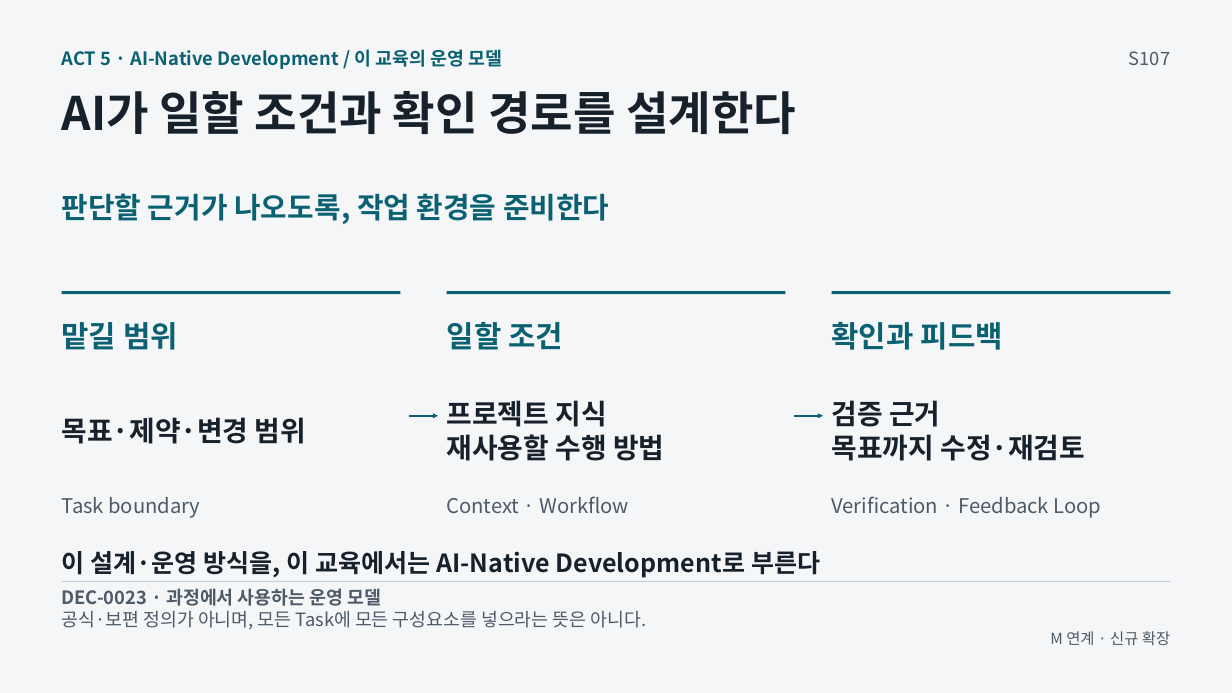
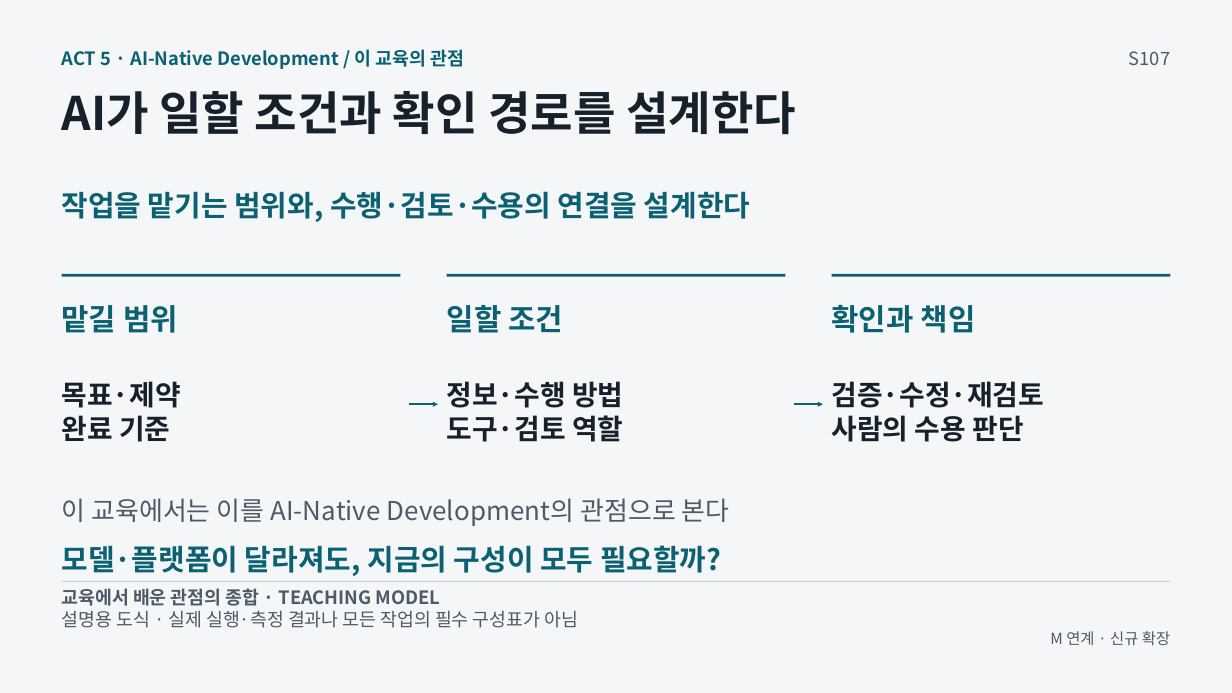
Before and after one commit to GideokKim/ai-dev-training, a slide deck: slide 107 of production/AI_Dev_Training_Full.pptx. Drawn at 1232x693 pixels with LibreOffice and Linux fonts; fonts in the diff are those of the drawing. Boxes give left, top, right and bottom in pixels: in the first picture for what was removed or moved away, otherwise in the second. Text is boxed around its words. In the diff, an @@ line names an element or a change of style, - is before the commit and + after.

```diff
--- a/production/AI_Dev_Training_Full.pptx
+++ b/production/AI_Dev_Training_Full.pptx
@@ text at <box>62,49,464,69</box>: text changed @@
-ACT 5 · AI-Native Development / 이 교육의 운영 모델
+ACT 5 · AI-Native Development / 이 교육의 관점
@@ text at <box>62,191,750,222</box>: text changed @@
-판단할 근거가 나오도록, 작업 환경을 준비한다
+작업을 맡기는 범위와, 수행·검토·수용의 연결을 설계한다
@@ text "맡길 범위": place and size @@
-text "맡길 범위" at <box>62,322,178,350</box>
+text "맡길 범위" at <box>62,305,178,333</box>
@@ text "일할 조건": place and size @@
-text "일할 조건" at <box>447,322,563,350</box>
+text "일할 조건" at <box>447,305,563,333</box>
@@ 3 lines: place and size @@
-3 lines at <box>62,293,1171,293</box>
+3 lines at <box>62,275,1171,275</box>
@@ text at <box>832,305,976,333</box>: text changed @@
-확인과 피드백
+확인과 책임
@@ text at <box>62,381,181,442</box>: text changed @@
-목표·제약·변경 범위
+목표·제약
+완료 기준
@@ text at <box>447,381,623,442</box>: text changed @@
-프로젝트 지식
-재사용할 수행 방법
+정보·수행 방법
+도구·검토 역할
@@ text at <box>832,381,1045,442</box>: text changed @@
-검증 근거
-목표까지 수정·재검토
+검증·수정·재검토
+사람의 수용 판단
@@ arrow moved from (409, 416) - (438, 416) to (409, 405) - (438, 405) @@
@@ arrow moved from (794, 416) - (823, 416) to (794, 405) - (823, 405) @@
@@ text at <box>62,498,730,526</box>: text changed; size 19.5 to 20.2 pt; text colour #17212B to #4D5A68; bold off @@
-이 설계·운영 방식을, 이 교육에서는 AI-Native Development로 부른다
+이 교육에서는 이를 AI-Native Development의 관점으로 본다
@@ text removed at <box>62,497,200,518</box> @@
-Task boundary
@@ text removed at <box>447,496,630,513</box> @@
-Context · Workflow
@@ text removed at <box>832,496,1102,518</box> @@
-Verification · Feedback Loop
@@ text added at <box>62,545,722,576</box>, 22.5 pt, text #0B6172, bold @@
+모델·플랫폼이 달라져도, 지금의 구성이 모두 필요할까?
@@ text at <box>62,588,441,606</box>: text changed @@
-DEC-0023 · 과정에서 사용하는 운영 모델
+교육에서 배운 관점의 종합 · TEACHING MODEL
@@ text at <box>62,611,578,628</box>: text changed @@
-공식·보편 정의가 아니며, 모든 Task에 모든 구성요소를 넣으라는 뜻은 아니다.
+설명용 도식 · 실제 실행·측정 결과나 모든 작업의 필수 구성표가 아님
```
Also in this commit, not shown: 2 other slides changed, 2 slides added, 2 slides removed, 51 other files.
